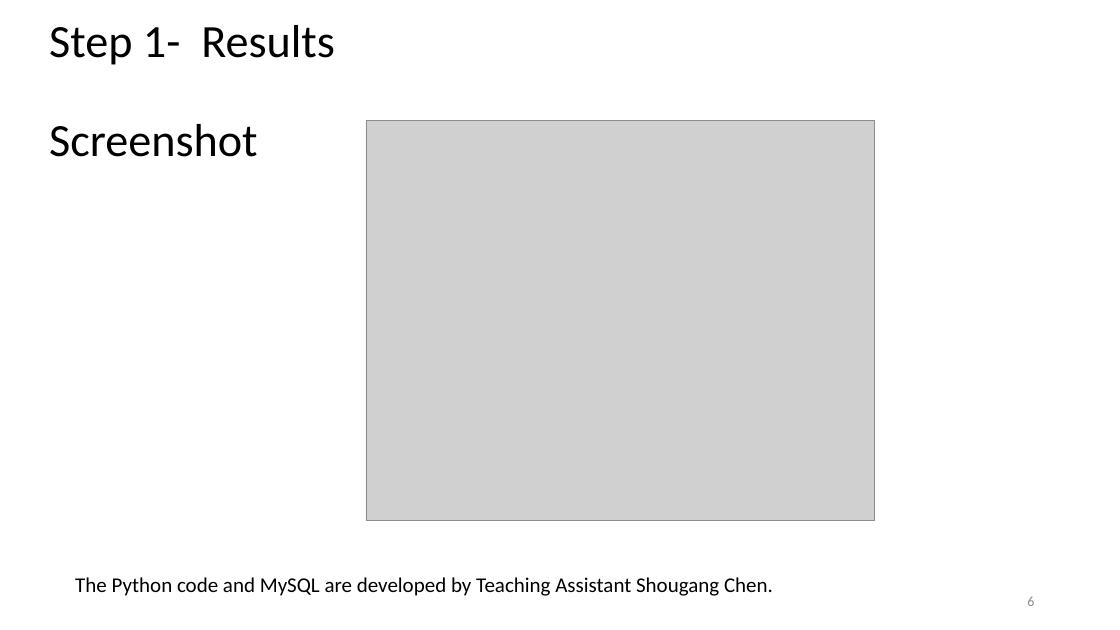
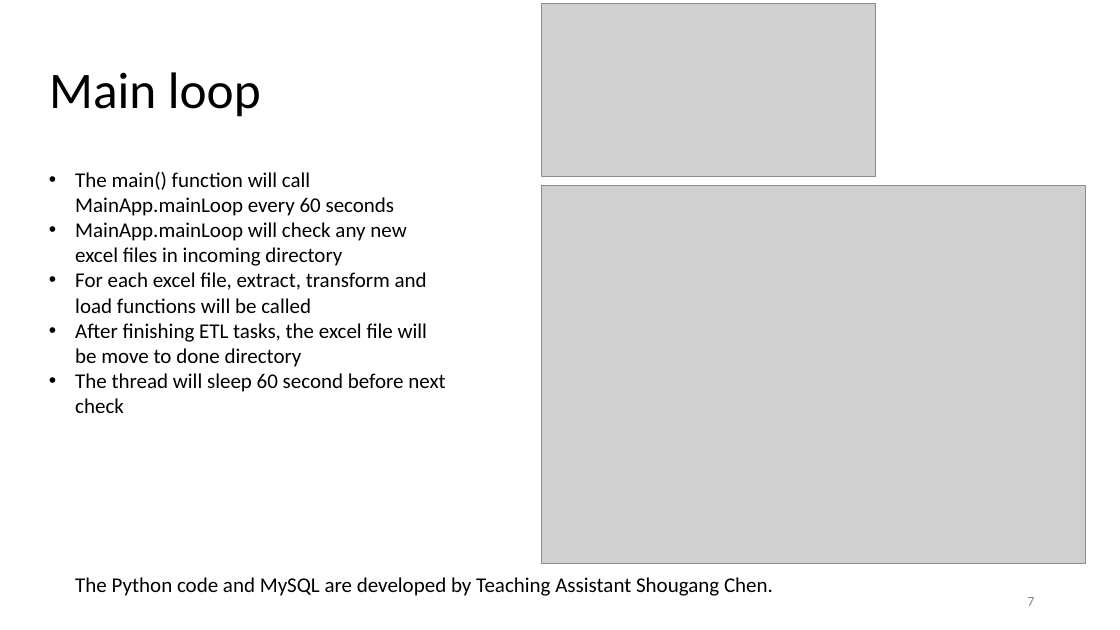
Before and after one commit to chensg/datasystems, a slide deck: slide 7 of doc/41091_etl_example_withScreenshotResults.pptx (slide 6 before the commit). Drawn at 1120x630 pixels with LibreOffice and Linux fonts; fonts in the diff are those of the drawing; grey boxes stand for pictures. Boxes give left, top, right and bottom in pixels: in the first picture for what was removed or moved away, otherwise in the second. Text is boxed around its words. In the diff, an @@ line names an element or a change of style, - is before the commit and + after.

```diff
--- a/doc/41091_etl_example_withScreenshotResults.pptx
+++ b/doc/41091_etl_example_withScreenshotResults.pptx
@@ picture added at bbox=[542, 3, 875, 176] @@
@@ title at bbox=[49, 72, 261, 117]: text changed; size 39.6 to 44 pt @@
-Step 1- Results
-Screenshot
+Main loop
@@ picture removed at bbox=[366, 121, 875, 521] @@
@@ text added at bbox=[75, 172, 445, 413], 18 pt, text #000000 @@
+• The main() function will call MainApp.mainLoop every 60 seconds
+• MainApp.mainLoop will check any new excel files in incoming directory
+• For each excel file, extract, transform and load functions will be called
+• After finishing ETL tasks, the excel file will be move to done directory
+• The thread will sleep 60 second before next check
@@ picture added at bbox=[542, 185, 1086, 563] @@
@@ page number at bbox=[1027, 597, 1034, 606]: text changed @@
-6
+7
```
Also in this commit, not shown: 7 other slides changed, 2 slides added, 1 slide removed, 4 other files.
